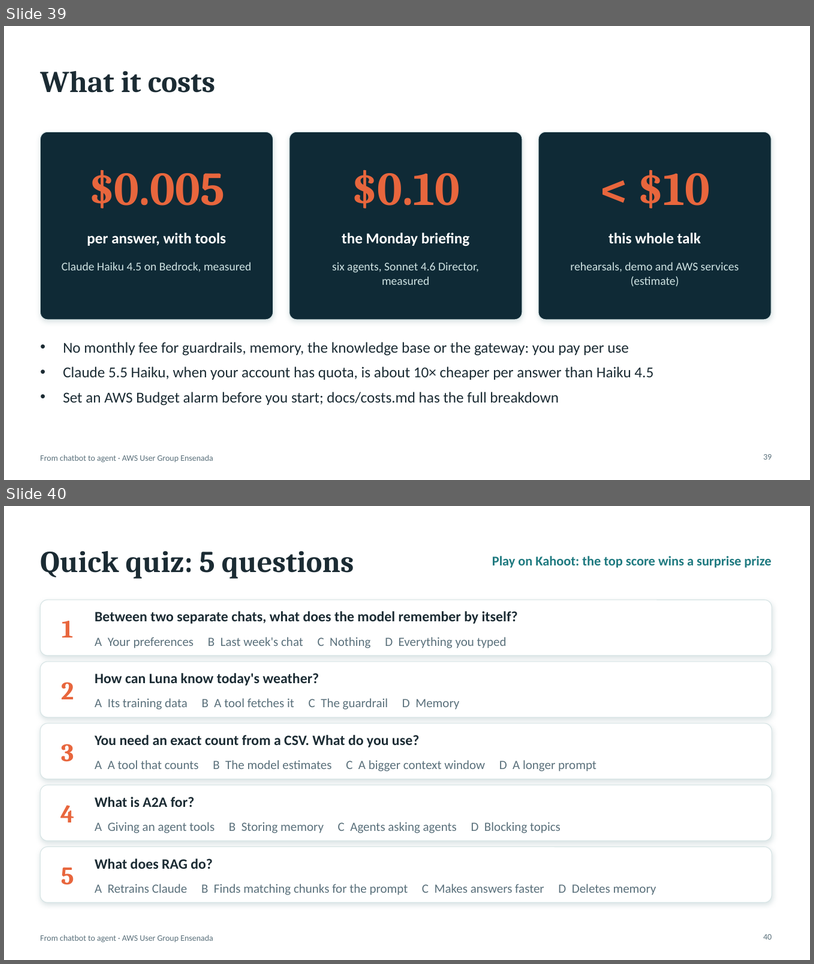
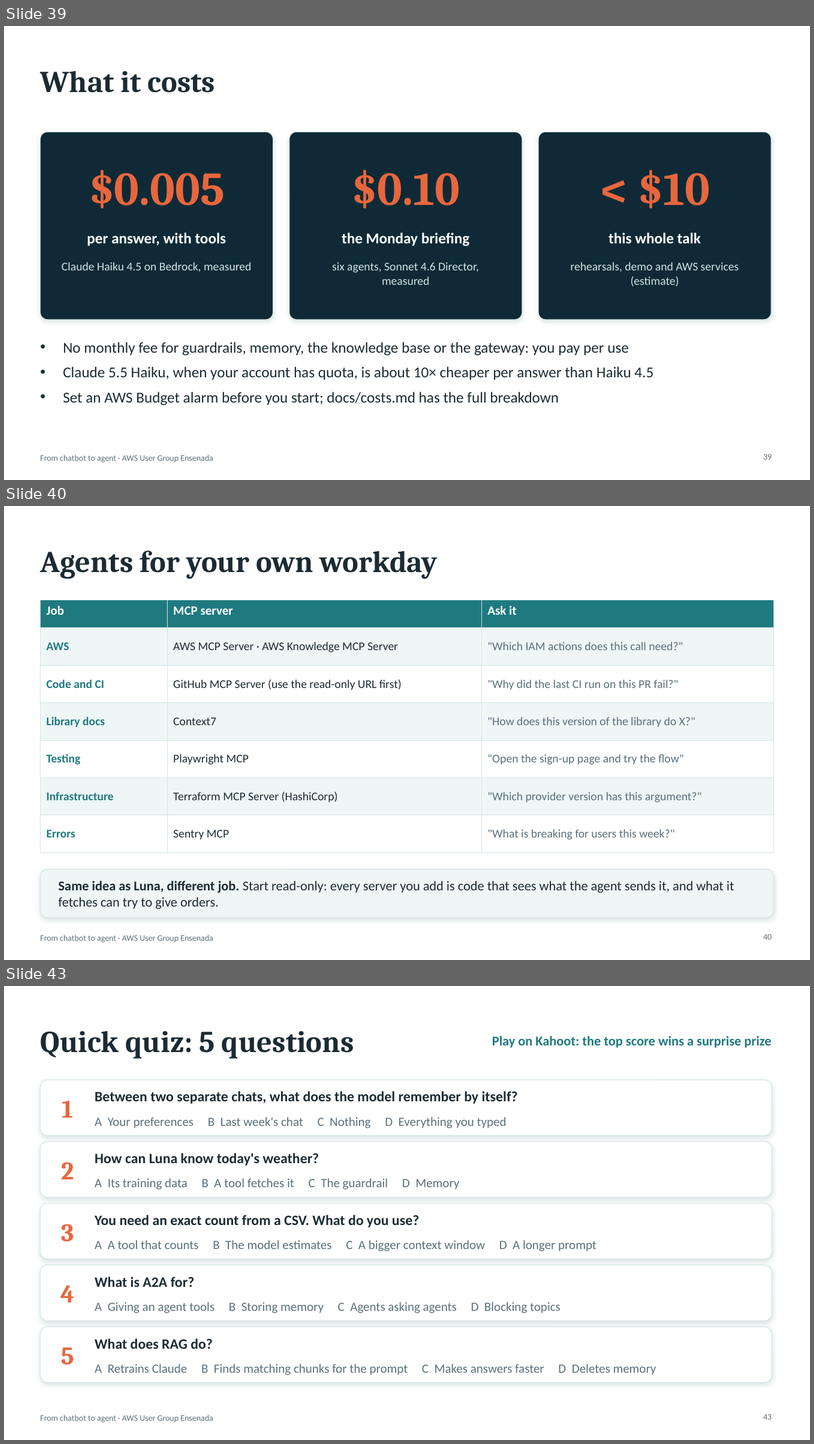
Before and after one commit to aws-ug-ensenada/claude-on-aws-ensenada, a slide deck: docs/slides/claude-on-aws-ensenada.pptx. Shown one above the other, each under a label of ours: slides 39 and 40 before the commit, slides 39, 40 and 43 after it; the slides between them are not shown. The pictures are 814x964 and 814x1444 pixels, drawn with LibreOffice and Linux fonts; fonts in the diff are those of the drawing. Boxes give left, top, right and bottom in pixels: in the first picture for what was removed or moved away, otherwise in the second. Text is boxed around its words. In the diff, an @@ line names an element or a change of style, - is before the commit and + after.

```diff
--- a/docs/slides/claude-on-aws-ensenada.pptx
+++ b/docs/slides/claude-on-aws-ensenada.pptx
@@ slide 40 added at box(4, 506, 810, 960), background #FFFFFF; not listed: 1 template element that a slide beside it also shows @@
@@ title added at box(40, 550, 438, 579), 36 pt, text #1B2B33, bold @@
+Agents for your own workday
@@ table added at box(40, 600, 774, 842), 7 rows, 3 columns @@
+Job | MCP server | Ask it
+AWS | AWS MCP Server · AWS Knowledge MCP Server | "Which IAM actions does this call need?"
+Code and CI | GitHub MCP Server (use the read-only URL first) | "Why did the last CI run on this PR fail?"
+Library docs | Context7 | "How does this version of the library do X?"
+Testing | Playwright MCP | "Open the sign-up page and try the flow"
+Infrastructure | Terraform MCP Server (HashiCorp) | "Which provider version has this argument?"
+Errors | Sentry MCP | "What is breaking for users this week?"
@@ rounded rectangle added at box(40, 869, 774, 918), fill #EEF6F6, outline #D5E3E4 0.75 pt @@
@@ text added at box(59, 880, 735, 909), 16 pt, text #1B2B33 @@
+Same idea as Luna, different job. Start read-only: every server you add is code that sees what the agent sends it, and what it fetches can try to give orders.
@@ page number added at box(764, 934, 772, 939), 10 pt, text #5A707B @@
+40
@@ what was slide 40 is now slide 43 @@
@@ page number at box(764, 1414, 772, 1419): text changed @@
-40
+43
```
Also in this commit, not shown: 2 other slides added, 8 other files.
